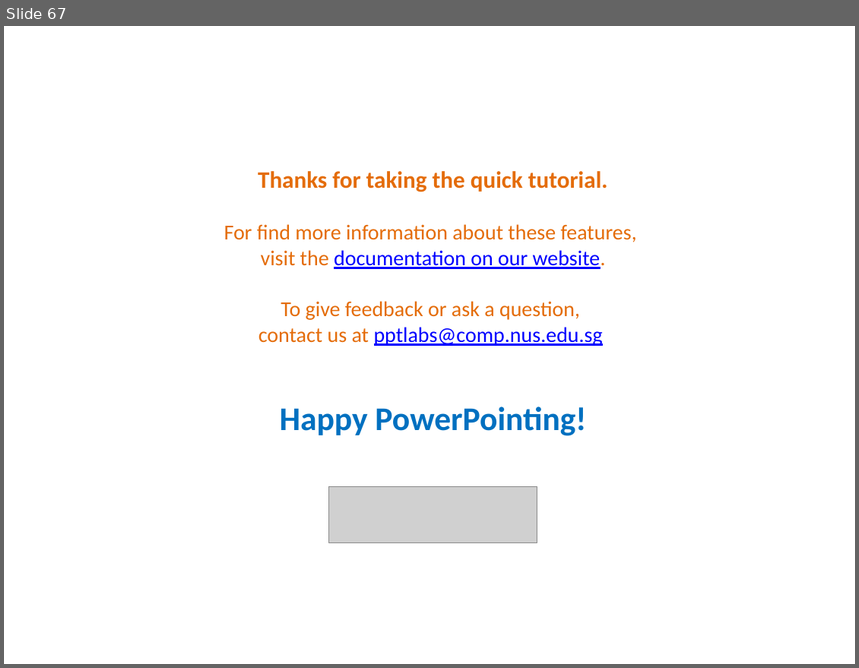
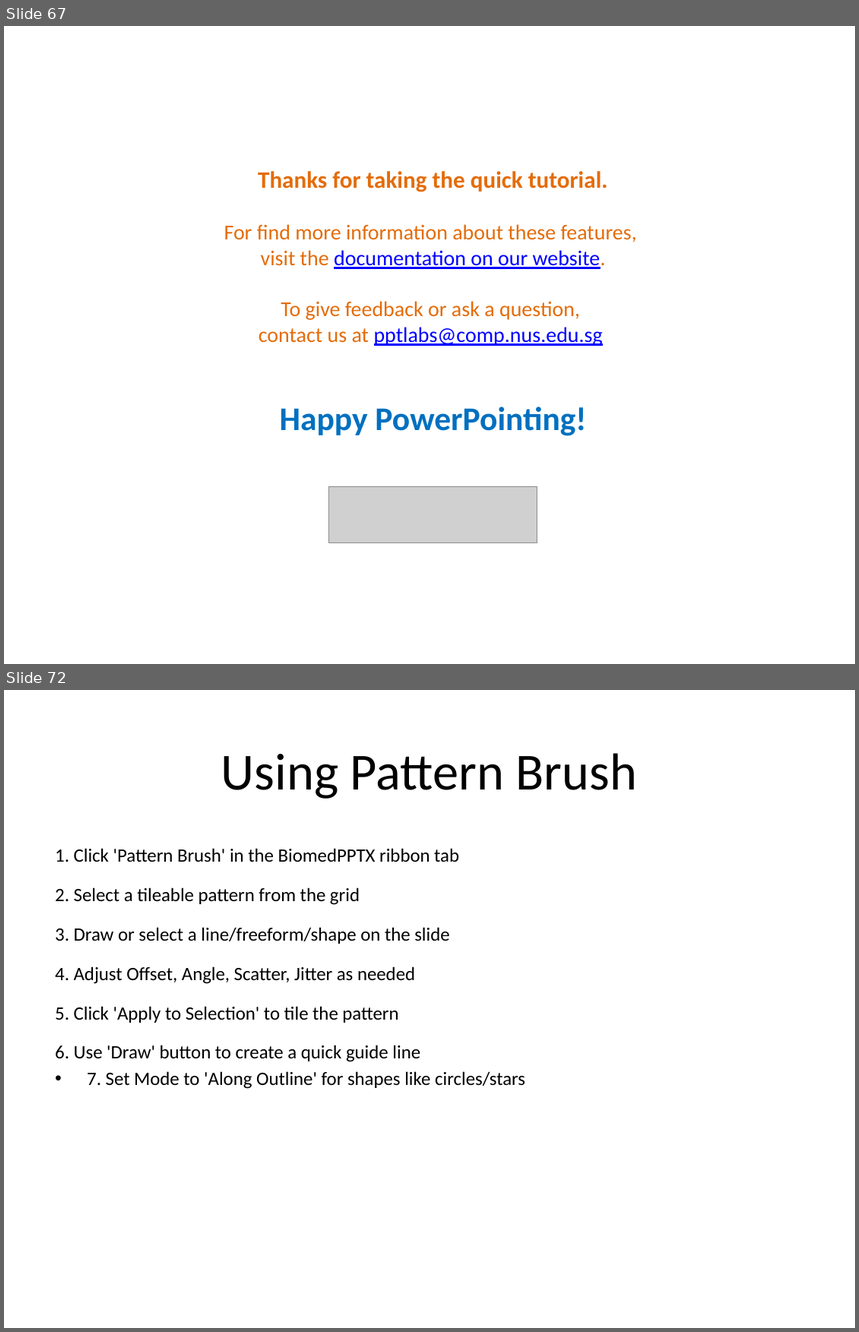
Before and after one commit to TriasJ/BiomedPPTX, a slide deck: doc/Tutorial.pptx. Shown one above the other, each under a label of ours: slide 67 before the commit, slides 67 and 72 after it; the slides between them are not shown. The pictures are 859x668 and 859x1332 pixels, drawn with LibreOffice and Linux fonts; fonts in the diff are those of the drawing; grey boxes stand for pictures. Boxes give left, top, right and bottom in pixels: in the first picture for what was removed or moved away, otherwise in the second. Text is boxed around its words. In the diff, an @@ line names an element or a change of style, - is before the commit and + after.

```diff
--- a/doc/Tutorial.pptx
+++ b/doc/Tutorial.pptx
@@ slide 72 added at (4,690,855,1328), background #FFFFFF @@
@@ title added at (221,753,638,799), 44 pt, text #000000 @@
+Using Pattern Brush
@@ text added at (55,848,525,1089), 16 pt, text #000000 @@
+• 1. Click 'Pattern Brush' in the BiomedPPTX ribbon tab
+  2. Select a tileable pattern from the grid
+  3. Draw or select a line/freeform/shape on the slide
+  4. Adjust Offset, Angle, Scatter, Jitter as needed
+  5. Click 'Apply to Selection' to tile the pattern
+  6. Use 'Draw' button to create a quick guide line
+  7. Set Mode to 'Along Outline' for shapes like circles/stars
```
Also in this commit, not shown: 7 other slides added, 1 other file.
